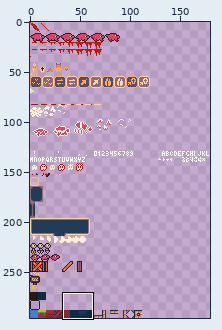
Two states of a sprite sheet, src/assets/generated/spritesheet-gen.png. Above: a wide view before the commit, with the close-up outlined.
Close-up. Before the commit:
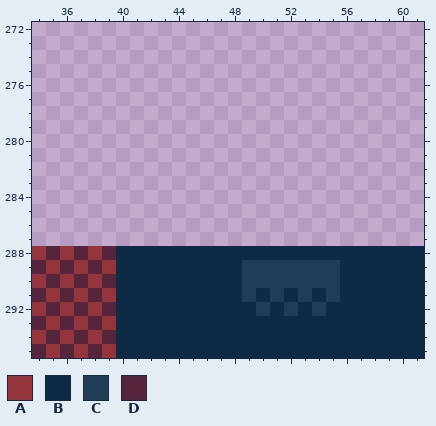
The file is 180x296 pixels. Shown: x 34..61, y 272..295.
Palette (. is transparent): A #94353d  B #0d2b45  C #203c56  D #57253b
Pixels before, first column x 34:
288 ADADADBBBBBBBBBBBBBBBBBBBBBB
289 DADADABBBBBBBBBCCCCCCCBBBBBB
290 ADADADBBBBBBBBBCCCCCCCBBBBBB
291 DADADABBBBBBBBBCBCBCBCBBBBBB
292 ADADADBBBBBBBBBBCBCBCBBBBBBB
293 DADADABBBBBBBBBBBBBBBBBBBBBB
294 ADADADBBBBBBBBBBBBBBBBBBBBBB
295 DADADABBBBBBBBBBBBBBBBBBBBBB
Now the later version:
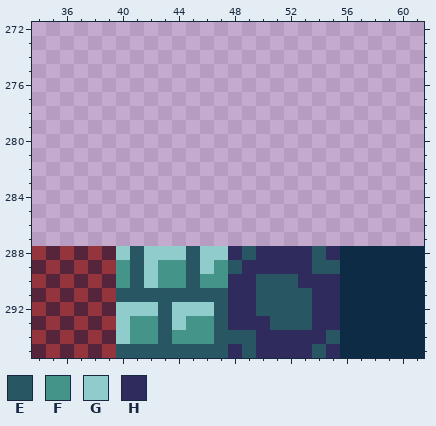
Colours new in this view: E #285763  F #449489  G #8fcccb  H #2f2b5c
Edits made:
Changed rows in their new state; - is an unchanged pixel.
first column x 40:
288 GEGGGEGGHEHHHHEH
289 FEGFFEGFEHHHHHEE
290 FEGFFEFFHHEEEHHH
291 EEEEEEEEHHEEEEHH
292 GGGEGGGEHHEEEEHH
293 GFFEGFFEHHHEEEHH
294 GFFEFFFEEEHHHHHE
295 EEEEEEEEHEHHHHEH
Boxes around the changes in both close-ups, in picture pixels (x1, y1, x2, y2):
changed: (116, 246, 340, 358)
